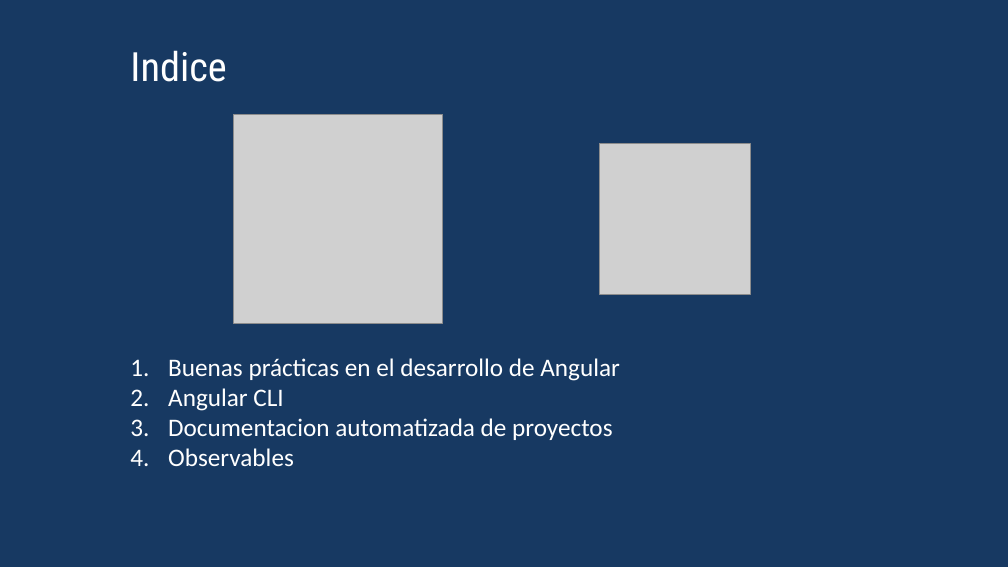
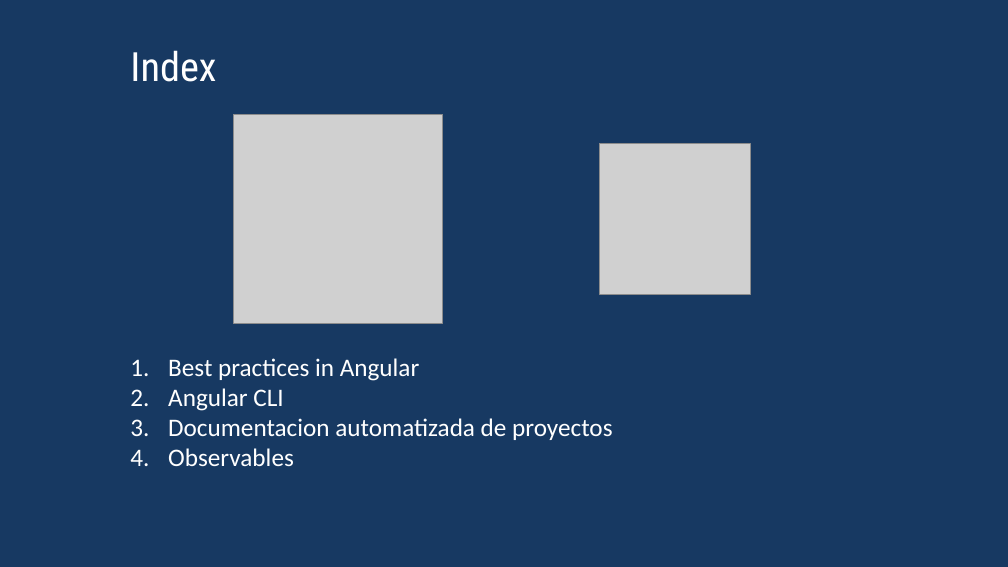
Before and after one commit to rached193/AngularWorkshop-20181116, a slide deck: slide 2 of AngularWorkshop-16-11-2018.pptx. Drawn at 1008x567 pixels with LibreOffice and Linux fonts; fonts in the diff are those of the drawing; grey boxes stand for pictures. Boxes give left, top, right and bottom in pixels: in the first picture for what was removed or moved away, otherwise in the second. Text is boxed around its words. In the diff, an @@ line names an element or a change of style, - is before the commit and + after.

```diff
--- a/AngularWorkshop-16-11-2018.pptx
+++ b/AngularWorkshop-16-11-2018.pptx
@@ title at bbox=[130, 50, 216, 82]: text changed @@
-Indice
+Index
@@ text at bbox=[168, 358, 419, 381]: text changed @@
-1. Buenas prácticas en el desarrollo de Angular
+1. Best practices in Angular
```
Also in this commit, not shown: 2 other slides changed, 9 slides added, 1 slide removed.
